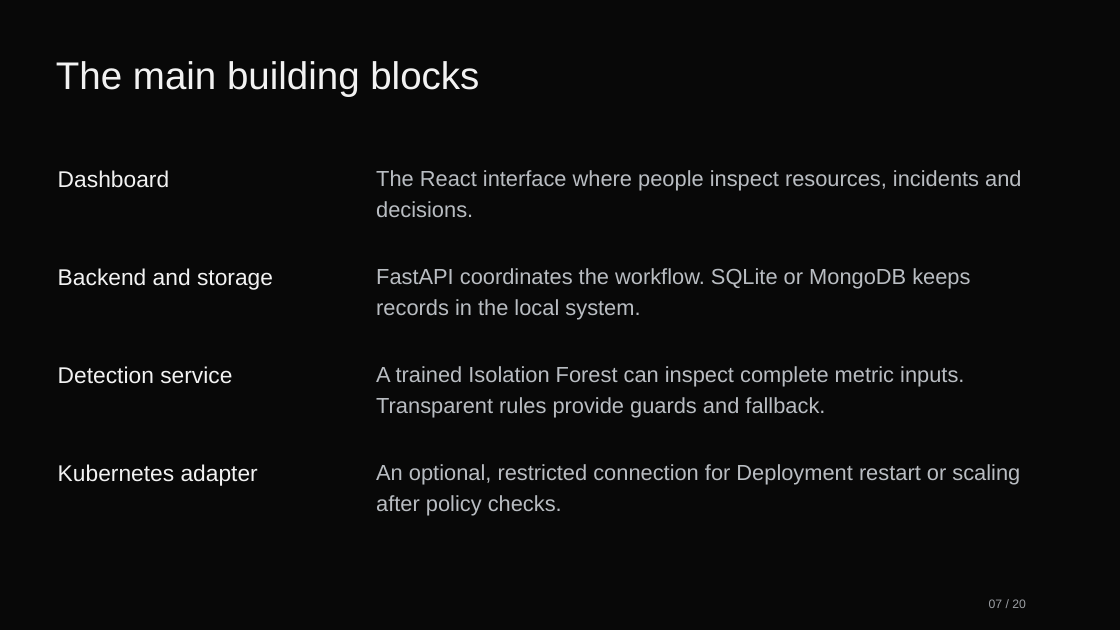
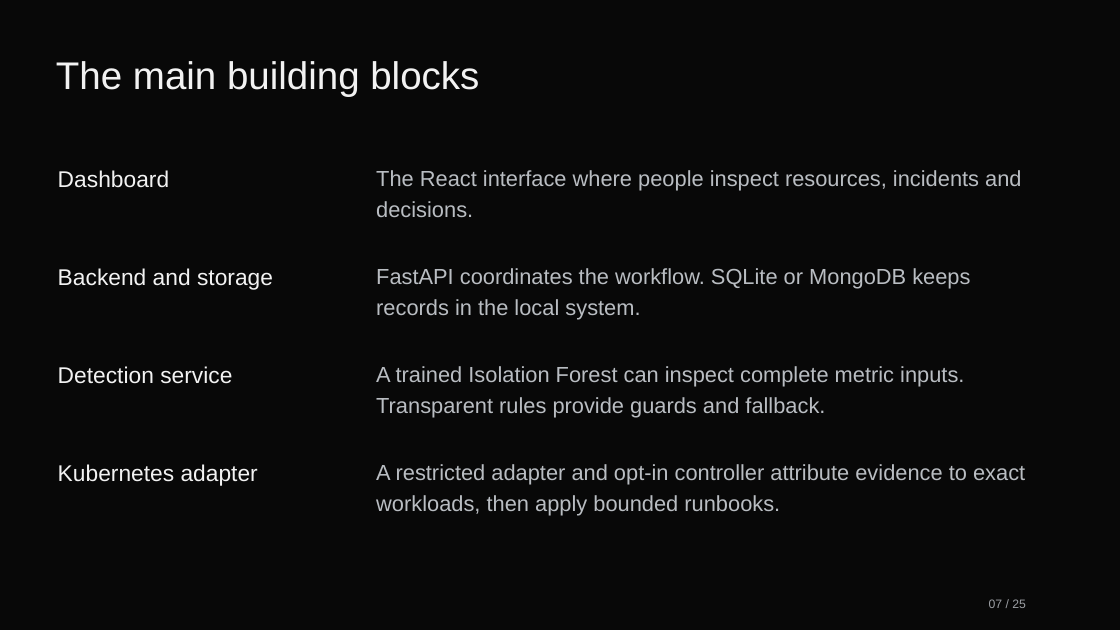
Before and after one commit to manikantbindass/AutoHealOps-Self-Healing-Kubernetes-Cluster-with-AI-Fault-Detection, a slide deck: slide 7 of docs/overview/AutoHealOps-Project-Explained.pptx. Drawn at 1120x630 pixels with LibreOffice and Linux fonts; fonts in the diff are those of the drawing. Boxes give left, top, right and bottom in pixels: in the first picture for what was removed or moved away, otherwise in the second. Text is boxed around its words. In the diff, an @@ line names an element or a change of style, - is before the commit and + after.

```diff
--- a/docs/overview/AutoHealOps-Project-Explained.pptx
+++ b/docs/overview/AutoHealOps-Project-Explained.pptx
@@ text at (x1=376, y1=464, x2=1025, y2=516): text changed @@
-An optional, restricted connection for Deployment restart or scaling after policy checks.
+A restricted adapter and opt-in controller attribute evidence to exact workloads, then apply bounded runbooks.
@@ text at (x1=989, y1=599, x2=1026, y2=608): text changed @@
-07 / 20
+07 / 25
```
Also in this commit, not shown: 18 other slides changed, 5 slides added, 5 other files.
